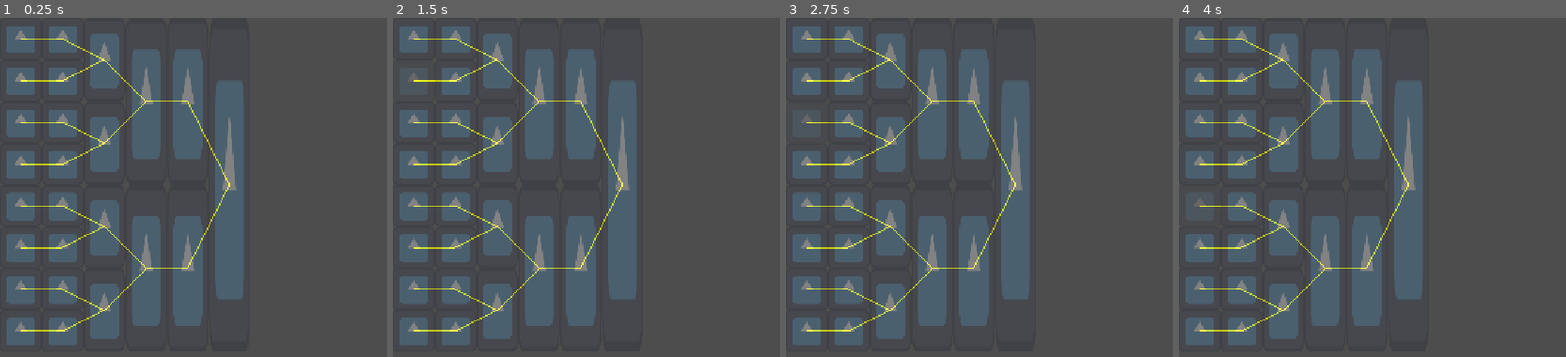
Above: before the commit, frames 1-4 (left to right).
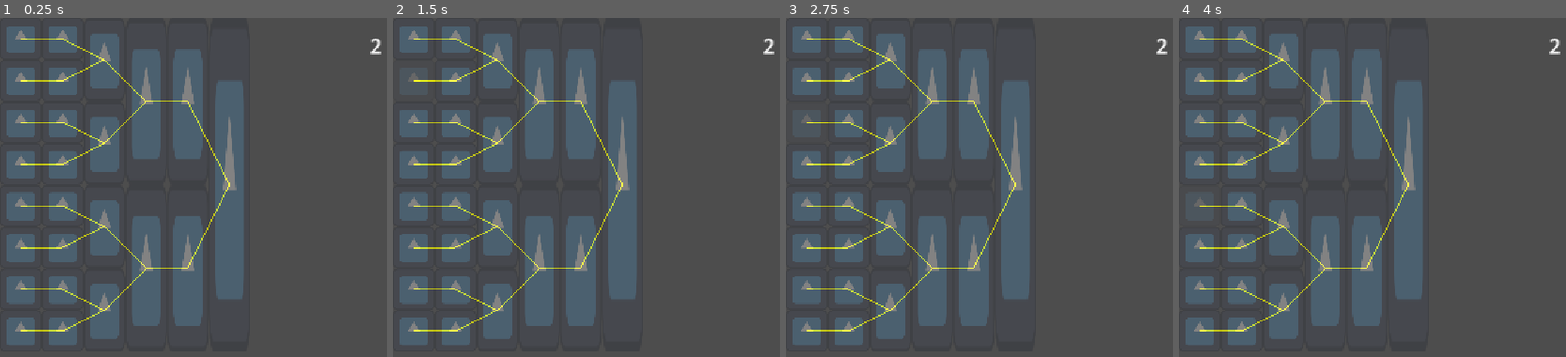
Above: after the commit, the same moments.

Repository: pgpais/gmtk-2026
Game: Godot game, scene res://main.tscn
The game is run twice, just before and just after one commit, with the same random seed, the same clock (stepped at 60 frames per second) and the same inputs. The engine's default icon, where the game draws it, is replaced by a stand-in: a white triangle on a blue panel in a dark square.
Inputs (mouse positions are in pixels of both pictures, inside the frame that each line leads up to):
- Up to frame 1 (0.25 s): no input
- Up to frame 2 (1.5 s): tap Enter at 0.5 s; move the mouse to (412, 38) at 0.52 s; tap Space (move_ticker, bound only after the commit) at 0.6, 1.25, 1.35 s; move the mouse to (412, 79) at 1.27 s
- Up to frame 3 (2.75 s): tap Enter at 2 s; move the mouse to (805, 123) at 2.02 s; tap Space (move_ticker, bound only after the commit) at 2.1 s
- Up to frame 4 (4 s): tap Space (move_ticker, bound only after the commit) at 2.75, 2.85, 3.6 s; move the mouse to (1198, 163) at 2.77 s; tap Enter at 3.5 s; move the mouse to (1198, 204) at 3.52 s

The runs differ from the first frame. In frame 1, less than 0.1% of the frame differs, in the area x 95-99%, y 6-11%; in frame 2, less than 0.1%; in frame 3, less than 0.1%; in frame 4, less than 0.1%.
Error before the commit: Invalid access to property or key 'edited_scene_root' on a base object of type 'null instance'. (res://map/grid_map.gd:40)

Commit message:
Added ticker with visualizer. Modified grid_map so we can run the game. Added EventBus

Diff:
--- /dev/null
+++ b/core/event_bus.gd
@@ -0,0 +1,3 @@
+extends Node
+
+signal ticker_new_tick(count: int)
--- a/countdown/ticker.gd
+++ b/countdown/ticker.gd
@@ -1,11 +1,20 @@
+class_name Ticker
 extends Node
 
+signal new_tick(count)
 
-# Called when the node enters the scene tree for the first time.
-func _ready() -> void:
-	pass # Replace with function body.
+@export var max_count: int = 3
+@export var current_count: int = 0
 
+func _process(delta: float) -> void:
+	if Input.is_action_just_pressed("move_ticker") && OS.has_feature("editor_runtime"):
+		next_tick()
 
-# Called every frame. 'delta' is the elapsed time since the previous frame.
-func _process(delta: float) -> void:
-	pass
+func next_tick():
+	current_count = (current_count + 1) % max_count
+
+	new_tick.emit(current_count)
+	EventBus.ticker_new_tick.emit(current_count)
+
+func reset():
+	current_count = 0
--- /dev/null
+++ b/countdown/ticker_view.tscn
@@ -0,0 +1,29 @@
+[gd_scene format=3 uid="uid://my3e0m2p0nby"]
+
+[ext_resource type="Script" uid="uid://djaegtrgd5qf" path="res://ticker_view.gd" id="1_sto81"]
+
+[node name="TickerView" type="Control" unique_id=1923798234 node_paths=PackedStringArray("ticker", "label")]
+layout_mode = 3
+anchors_preset = 5
+anchor_left = 0.5
+anchor_right = 0.5
+offset_left = -20.0
+offset_top = 20.0
+offset_right = 20.0
+offset_bottom = 60.0
+grow_horizontal = 2
+script = ExtResource("1_sto81")
+highlight_color = Color(1, 1, 0, 1)
+highlight_scale = Vector2(2, 2)
+ticker = NodePath("")
+label = NodePath("Label")
+
+[node name="Label" type="Label" parent="." unique_id=1141362174]
+layout_mode = 0
+offset_right = 40.0
+offset_bottom = 23.0
+pivot_offset_ratio = Vector2(0.5, 0.5)
+theme_override_font_sizes/font_size = 32
+text = "2"
+horizontal_alignment = 1
+vertical_alignment = 1
--- a/main.tscn
+++ b/main.tscn
@@ -4,6 +4,8 @@
 [ext_resource type="Script" uid="uid://dtdg6wi6v4o0a" path="res://map/layer.gd" id="2_1bvp3"]
 [ext_resource type="PackedScene" uid="uid://bmifyrtst83yc" path="res://map/tile.tscn" id="3_lquwl"]
 [ext_resource type="Script" uid="uid://d1vsxetgx8k52" path="res://map/tile.gd" id="4_7mycd"]
+[ext_resource type="Script" uid="uid://hgtti3egwqpo" path="res://countdown/ticker.gd" id="5_lquwl"]
+[ext_resource type="PackedScene" uid="uid://my3e0m2p0nby" path="res://countdown/ticker_view.tscn" id="6_7mycd"]
 
 [node name="main" type="Node2D" unique_id=1936105572]
 
@@ -290,3 +292,11 @@
 tile_size_multiplier = 8
 layer = NodePath("..")
 metadata/_custom_type_script = "uid://d1vsxetgx8k52"
+
+[node name="Ticker" type="Node" parent="." unique_id=34223848]
+script = ExtResource("5_lquwl")
+metadata/_custom_type_script = "uid://hgtti3egwqpo"
+
+[node name="HUD" type="CanvasLayer" parent="." unique_id=1780476147]
+
+[node name="TickerView" parent="HUD" unique_id=1923798234 instance=ExtResource("6_7mycd")]
--- a/map/grid_map.gd
+++ b/map/grid_map.gd
@@ -11,13 +11,10 @@
 @export var layer_sizes: Array[int]:
 	set(value):
 		layer_sizes = value
-		_setup_map()
+		if (Engine.is_editor_hint()):
+			_setup_map()
 
 var layers: Array[Layer]
-
-# Called when the node enters the scene tree for the first time.
-func _ready() -> void:
-	_setup_map()
 
 func get_layer(index: int) -> Layer:
 	return layers[index]
@@ -36,10 +33,12 @@
 		var layer_size: int = layer_sizes[i]
 
 		layer.name = "Layer"
+
 		add_child(layer, true)
-		layer.owner = get_tree().edited_scene_root
+		if (Engine.is_editor_hint()):
+			layer.owner = get_tree().edited_scene_root
+
 		layer.position.x = 64 * i + 32
-
 		layer.setup_layer(layer_size, map_size / layer_size)
 
 		layers.append(layer)
--- a/project.godot
+++ b/project.godot
@@ -15,6 +15,10 @@
 config/features=PackedStringArray("4.7", "GL Compatibility")
 config/icon="res://icon.svg"
 
+[autoload]
+
+EventBus="*uid://cigmyyxcg56w6"
+
 [display]
 
 window/stretch/mode="canvas_items"
@@ -23,6 +27,14 @@
 [dotnet]
 
 project/assembly_name="gmtk-2026"
+
+[input]
+
+move_ticker={
+"deadzone": 0.2,
+"events": [Object(InputEventKey,"resource_local_to_scene":false,"resource_name":"","device":-1,"window_id":0,"alt_pressed":false,"shift_pressed":false,"ctrl_pressed":false,"meta_pressed":false,"pressed":false,"keycode":0,"physical_keycode":32,"key_label":0,"unicode":32,"location":0,"echo":false,"script":null)
+]
+}
 
 [physics]
 
--- /dev/null
+++ b/ticker_view.gd
@@ -0,0 +1,28 @@
+extends Control
+
+@export var highlight_color: Color
+@export var highlight_scale: Vector2
+
+
+@export var ticker: Ticker
+@export var label: Label
+
+func _ready():
+	if ticker:
+		_on_new_tick(ticker.current_count)
+		ticker.new_tick.connect(_on_new_tick)
+
+func _on_new_tick(count):
+	var tween = create_tween()
+
+	tween.tween_method(_change_label_scale, Vector2(1, 1), Vector2(2, 2), 0.2)
+	tween.parallel().tween_method(_change_label_color, Color(1, 1, 1, 1), highlight_color, 0.2)
+	tween.tween_callback(Callable(func(text): label.text = str(text)).bind(count))
+	tween.tween_method(_change_label_scale, Vector2(2, 2), Vector2(1, 1), 0.2)
+	tween.parallel().tween_method(_change_label_color, highlight_color, Color(1, 1, 1, 1), 0.2)
+
+func _change_label_scale(scale: Vector2):
+	label.scale = scale
+
+func _change_label_color(color: Color):
+	label.self_modulate = color
Not shown, added: core/event_bus.gd.uid
Not shown, added: ticker_view.gd.uid
